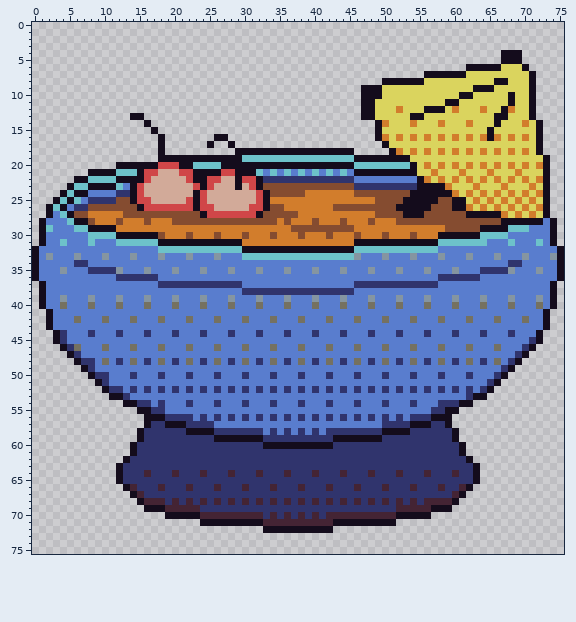
One commit to this sprite sheet: img/boss-two.png. The picture above is the old version.
The file is 76x76 pixels.
The same view after the edit:
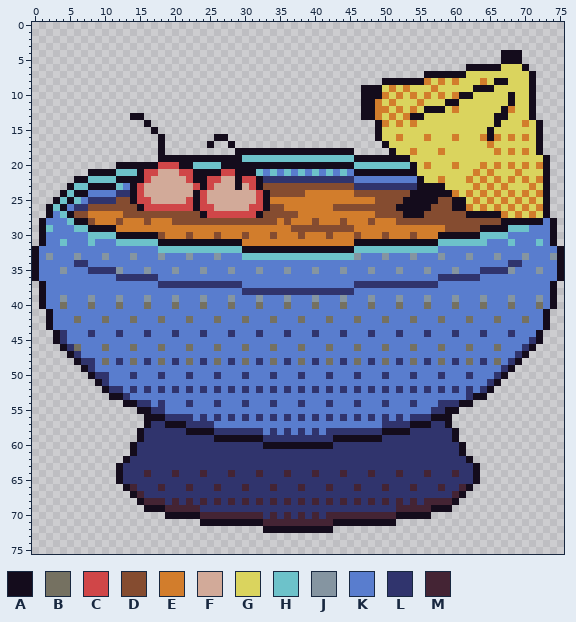
Palette (. is transparent): A #140c1c  B #757161  C #d04648  D #854c30  E #d27d2c  F #d2aa99  G #dad45e  H #6dc2ca  J #8595a1  K #597dce  L #30346d  M #442434
The exact change:
Changed rows in their new state; - is an unchanged pixel.
first column x 49:
 8 -------E-E-E---E-
 9 --E-E---E--------
10 -E-E-E-E-E-E-----
11 E-E---E----------
12 EE---E---------G-
13 E-E-E------------
14 ---E-----G---G---
16 -G---G---G---G---
17 ----------------E
18 ---G---G---G-G-G-
20 ---------G---G---
21 --------G---G-E--
22 -------G---G-----
23 ----------G-----E
Pixel boxes of the changes (left, top, right, bottom) in both pictures:
changed: (375, 78, 494, 190)
